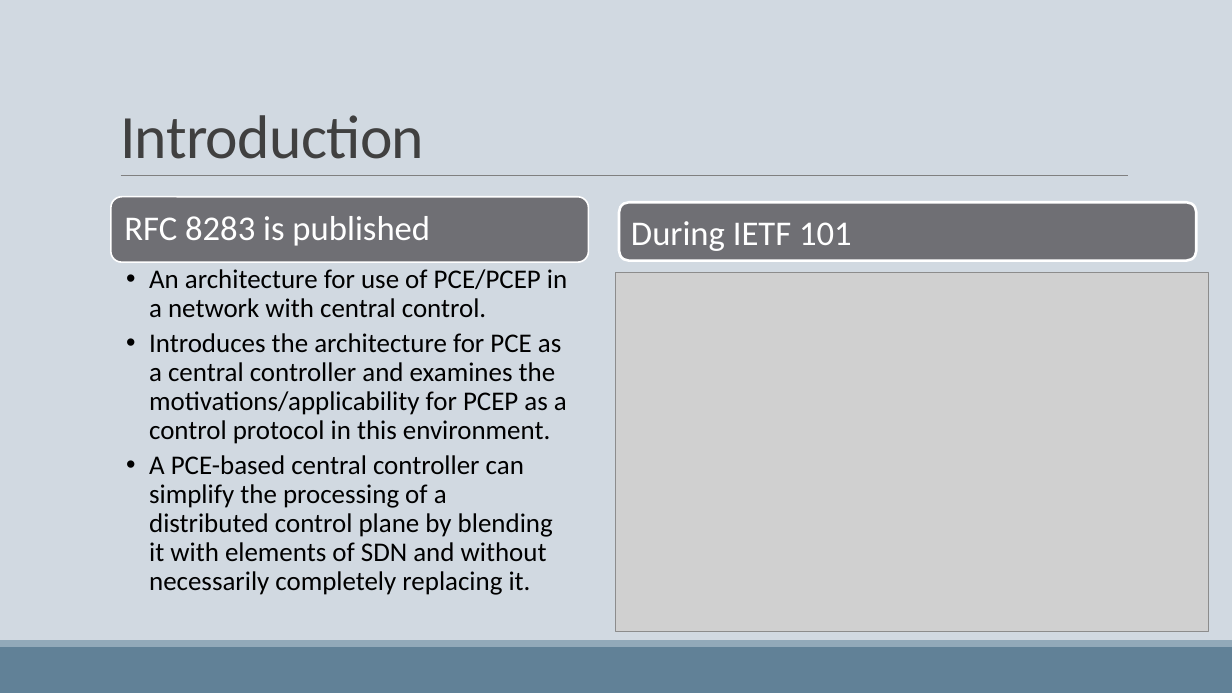
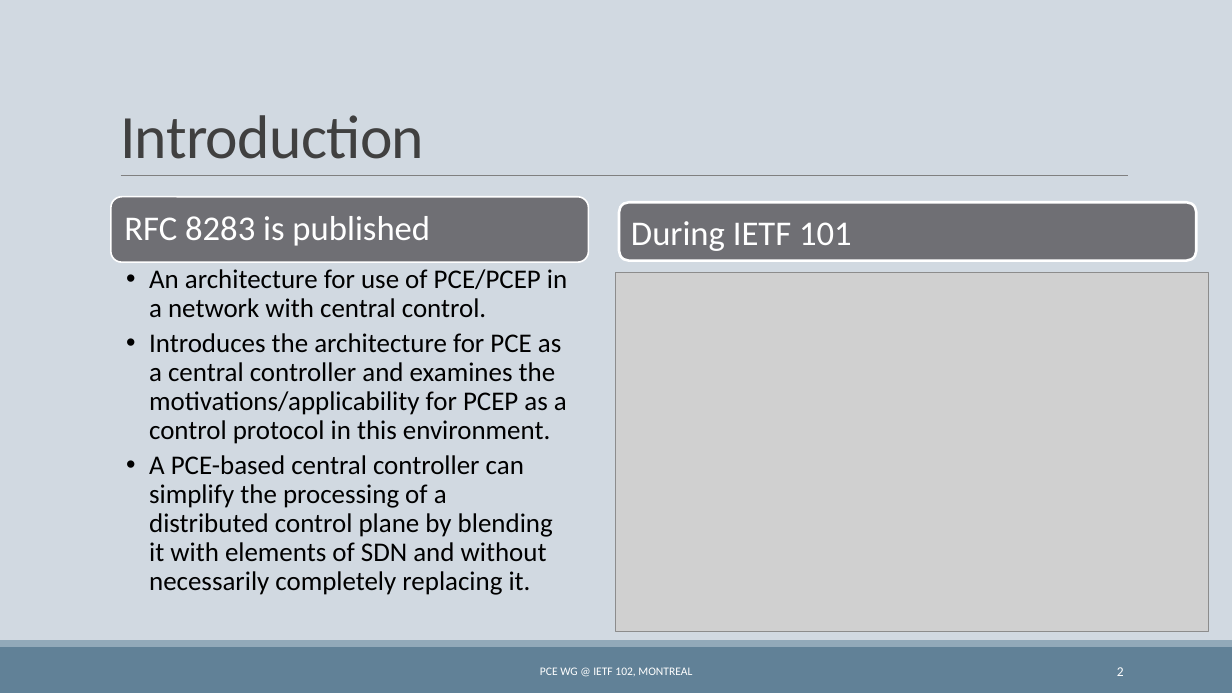
Before and after one commit to dhruvdhody-huawei/102, a slide deck: slide 2 of IETF 102 PCE WG PCECC.pptx. Drawn at 1232x693 pixels with LibreOffice and Linux fonts; fonts in the diff are those of the drawing; grey boxes stand for pictures. Boxes give left, top, right and bottom in pixels: in the first picture for what was removed or moved away, otherwise in the second. Text is boxed around its words. In the diff, an @@ line names an element or a change of style, - is before the commit and + after.

```diff
--- a/IETF 102 PCE WG PCECC.pptx
+++ b/IETF 102 PCE WG PCECC.pptx
@@ text added at [540, 667, 692, 676], 9 pt, text #FFFFFF @@
+PCE WG @ IETF 102, MONTREAL
@@ page number added at [1117, 667, 1124, 676], 10.5 pt, text #FFFFFF @@
+2
```
Also in this commit, not shown: 15 slides added, 7 slides removed.
